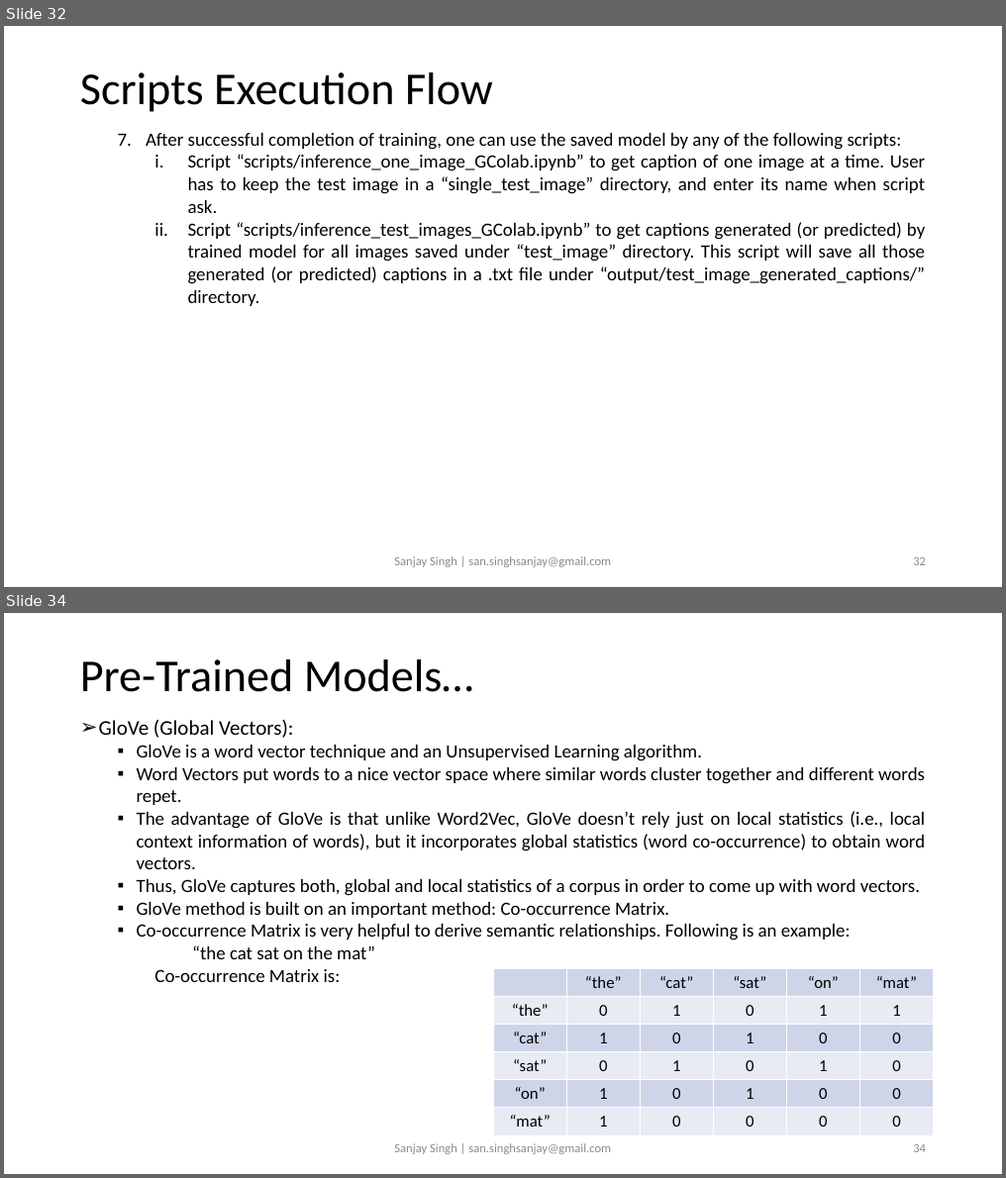
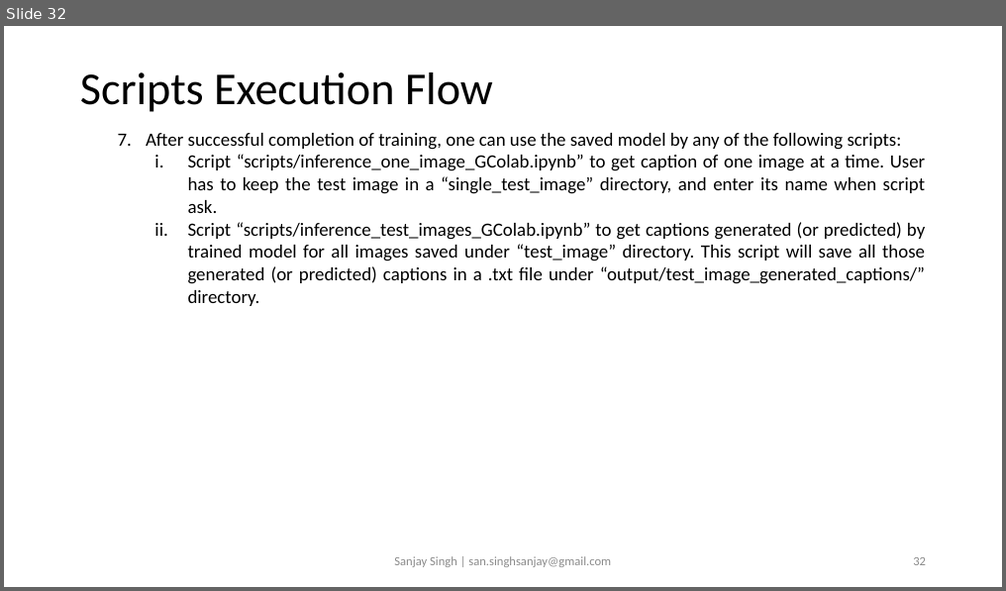
Before and after one commit to sansinghsanjay/Flickr8k_ImageCaptioning_AttentionMechanism, a slide deck: readme.pptx. Shown one above the other, each under a label of ours: slides 32 and 34 before the commit, slide 32 after it; the slides between them are not shown. The pictures are 1006x1178 and 1006x591 pixels, drawn with LibreOffice and Linux fonts; fonts in the diff are those of the drawing. Boxes give left, top, right and bottom in pixels: in the first picture for what was removed or moved away, otherwise in the second. Text is boxed around its words. In the diff, an @@ line names an element or a change of style, - is before the commit and + after.

```diff
--- a/readme.pptx
+++ b/readme.pptx
@@ slide 34 removed at box(4, 613, 1002, 1174), background #FFFFFF @@
@@ title removed at box(80, 660, 474, 692) @@
-Pre-Trained Models…
@@ text removed at box(99, 720, 926, 982) @@
-➢ GloVe (Global Vectors):
-  ▪ GloVe is a word vector technique and an Unsupervised Learning algorithm.
-  ▪ Word Vectors put words to a nice vector space where similar words cluster together and different words repet.
-  ▪ The advantage of GloVe is that unlike Word2Vec, GloVe doesn’t rely just on local statistics (i.e., local context information of words), but it incorporates global statistics (word co-occurrence) to obtain word vectors.
-  ▪ Thus, GloVe captures both, global and local statistics of a corpus in order to come up with word vectors.
-  ▪ GloVe method is built on an important method: Co-occurrence Matrix.
-  ▪ Co-occurrence Matrix is very helpful to derive semantic relationships. Following is an example:
-      “the cat sat on the mat”
-    Co-occurrence Matrix is:
@@ table removed at box(494, 968, 934, 1134), 6 rows, 6 columns @@
- | “the” | “cat” | “sat” | “on” | “mat”
-“the” | 0 | 1 | 0 | 1 | 1
-“cat” | 1 | 0 | 1 | 0 | 0
-“sat” | 0 | 1 | 0 | 1 | 0
-“on” | 1 | 0 | 1 | 0 | 0
-“mat” | 1 | 0 | 0 | 0 | 0
@@ text removed at box(394, 1144, 611, 1155) @@
-Sanjay Singh | san.singhsanjay@gmail.com
@@ page number removed at box(913, 1145, 926, 1153) @@
-34
```
Also in this commit, not shown: 8 slides changed, 1 slide added, 7 other files.
